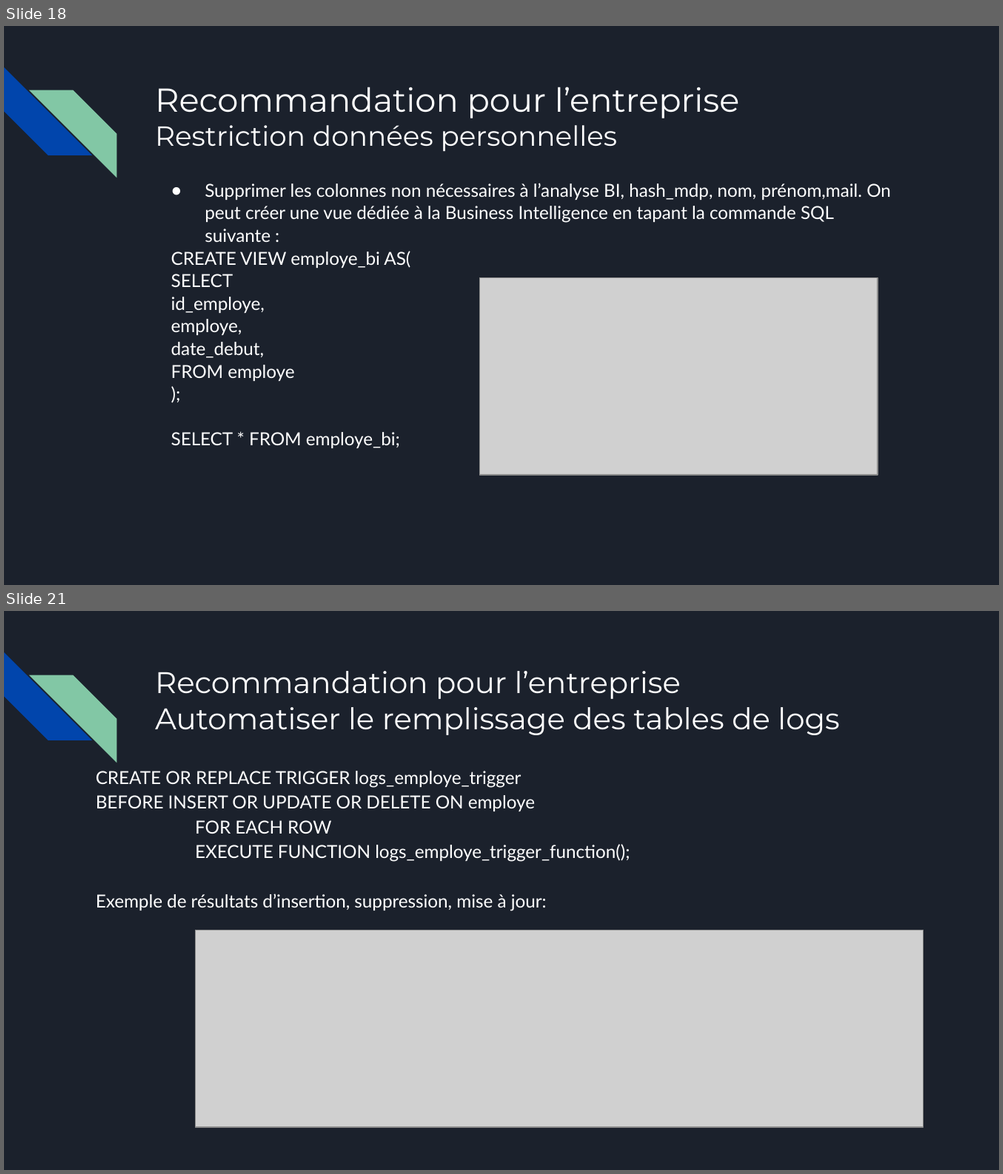
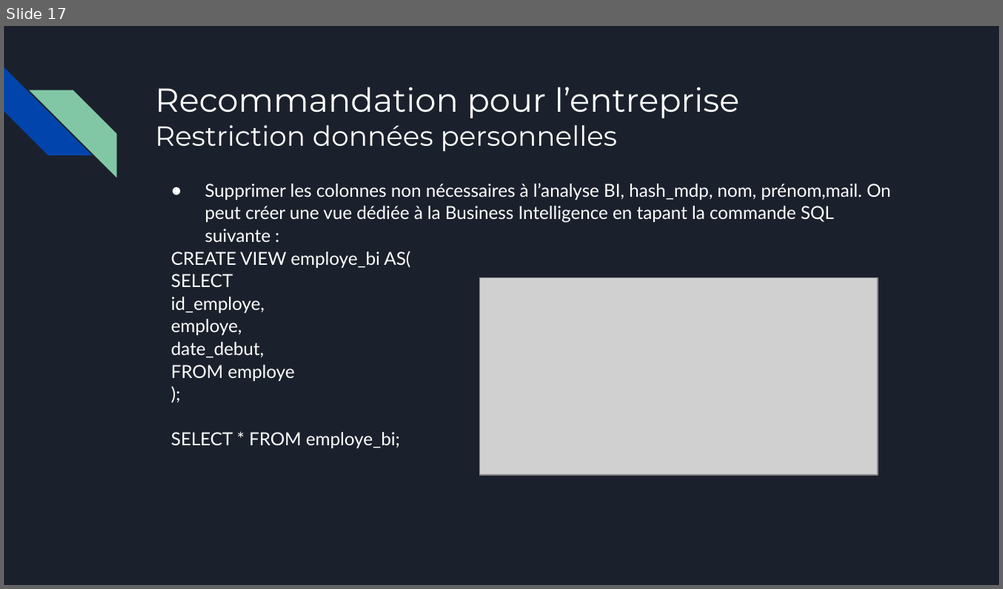
Before and after one commit to Sebules/Project_4_OpenClassrooms_Data_Engineer, a slide deck: presentation_sebastien_ulesie.pptx. Shown one above the other, each under a label of ours: slides 18 and 21 before the commit, slide 17 after it; the slides between them are not shown. The pictures are 1003x1174 and 1003x589 pixels, drawn with LibreOffice and Linux fonts; fonts in the diff are those of the drawing; grey boxes stand for pictures. Boxes give left, top, right and bottom in pixels: in the first picture for what was removed or moved away, otherwise in the second. Text is boxed around its words. In the diff, an @@ line names an element or a change of style, - is before the commit and + after.

```diff
--- a/presentation_sebastien_ulesie.pptx
+++ b/presentation_sebastien_ulesie.pptx
@@ slide 21 removed at (4,611,999,1170), background #1B212C; not listed: 2 template elements that a slide beside it also shows @@
@@ title removed at (155,671,839,735) @@
-Recommandation pour l’entreprise
-Automatiser le remplissage des tables de logs
@@ text removed at (96,771,629,911) @@
-CREATE OR REPLACE TRIGGER logs_employe_trigger
-BEFORE INSERT OR UPDATE OR DELETE ON employe
-FOR EACH ROW
-EXECUTE FUNCTION logs_employe_trigger_function();
-Exemple de résultats d’insertion, suppression, mise à jour:
@@ picture removed at (195,930,923,1128) @@
@@ what was slide 18 is now slide 17 @@
```
Also in this commit, not shown: 7 slides changed, 3 other slides removed.
